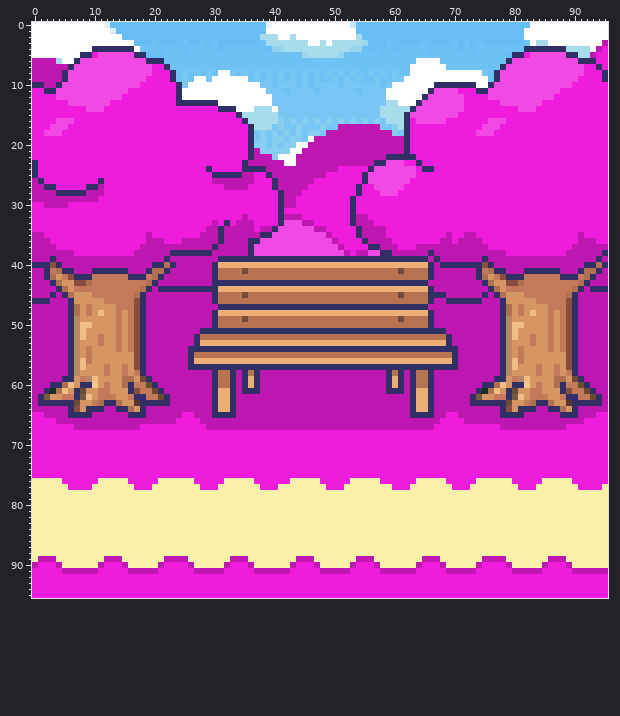
A sprite sheet gets an edit: resources/img/background/outside/park_02.png. This is how it looked before the edit.
The file is 96x96 pixels. Colours within 5 levels of each other are drawn and written as one.
The result:
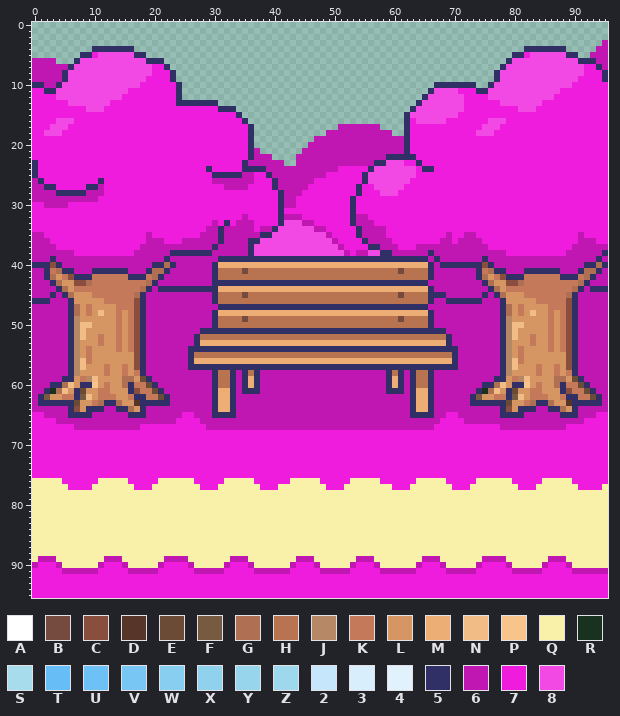
Palette (. is transparent): A #ffffff  B #754b3f  C #894e3e  D #573528  E #6b4b35  F #765b41  G #af6f52  H #b87451  J #b68865  K #c47a5a  L #d69664  M #ecae75  N #f1bc86  P #f9c48b  Q #f9f0a9  R #19321f  S #a6dceb  T #67bef6  U #6dc1f5  V #77c6f3  W #87cef0  X #90d1ee  Y #97d5ed  Z #9ed8ec  2 #c5e6fb  3 #d8eefc  4 #e2f2fd  5 #302f66  6 #c016b2  7 #ef1cde  8 #f248e4
The exact change:
y 0: x 0..95 AAAAAAAAAAAA4TTTTTTTTTTTTTTTTTTTTTTTTTT4AAAAAAAAAAAAA2TTTTTTTTTTTTTTTTTTTTTTTTTTTTTAAAAAAAAAAAAA -> ................................................................................................
y 1: x 0..95 AAAAAAAAAAAAA3TTTTTTTTTTTTTTTTTTTTTTTTTAAAAAAAAAAAAAAATTTTTTTTTTTTTTTTTTTTTTTTTTTTAAAAAAAAAAAAAA -> ................................................................................................
y 2: x 0..95 AAAAAAAAAAAAAAATTTTTTTTTTTTTTTTTTTTTTTSSSAASAAAAAAAAAASTTTTTTTTTTTTTTTTTTTTTTTTTTTAAAAAAAAAAAAAA -> ................................................................................................
y 3: x 0..94 AAAAAAAAAAAAAAAAATTTUTTTTUTTUTUTTTTTTTUSSSSSSSAASASSSSSZTTTUTTTTTUTTTTUTUTUTTTTTTTUASSAAAAAAAAA -> ...............................................................................................
y 4: x 0..9 AAAAAAAAAA -> ..........; x 17..81 AUUUUUUUTUUUUUTUUUUUUUTXYSSSSSSSSSSSYYUTUTUTUUUUUTUUUUTUTUUUUUUUU -> .................................................................; x 89..93 SSSSA -> .....; x 95 7 -> 6
y 5: x 0..7 AAAAAAAA -> ........; x 19..79 TUTUUUUUUUUUUUUUUUUUUUUUUUZSSSSSYUUUUUUUUUUUUUUUUUUUUUUUUUUUT -> .............................................................; x 91..92 SS -> ..; x 94..95 77 -> 66
y 6: x 4..6 SAA -> ...; x 22..78 UUUUUUUUUUUUUUUUUUUUUUUUUUUUUUUUUUUUUUUUUUAAAAUUUUUUUUUUU -> .........................................................; x 94..95 77 -> 66
y 7: x 23..77 UUUUUUUUUUUUUUUUUUUUUUUUUUUUUUUUUUUUUUUUAAAAAAUUUUUUUUU -> .......................................................; x 95 7 -> 6
y 8: x 24..76 UVUVUVUAAVUVUVUVUVUVUVUVUVUVUVUUVUVUVUUAAAAAAAAAAAAVU -> .....................................................
y 9: x 24..76 UVUAAVAAAAAAUVUVUVUVUVUVUUVUVUVUUVUUVVAAAAAAAAAAAAAAU -> .....................................................
y 10: x 25..66 VAAAAAAAAAAAAVVUVVVUVUVVVVUVVVVVVUVAAAAAAA -> ..........................................; x 74..75 AA -> ..
y 11: x 25..65 AAAAAAAAAAAAAAVVVUVVVVUVVVVVVUVVVVAAAAAAA -> .........................................
y 12: x 25..64 AAAAAAAAAAAAAAAVVVVVVVVVVVVVVVVVVVAAAAAA -> ........................................
y 13: x 31..63 AAAAAAAAAVVVVVVVVVVVVVVVVVVVSSAAA -> .................................
y 14: x 34..62 AAASSSAVVVVVVVVVVVVVVVVVSSSSS -> .............................
y 15: x 35..61 SSSSSSVVVVVVVVVVVVVVVVVSSSS -> ...........................
y 16: x 36..61 SSSSSWVWVWVWVWVWVWVWVWVSSS -> ..........................
y 17: x 37..50 SSSVWVVWVVVWVV -> ..............; x 58..61 VVWS -> ....
y 18: x 37..48 VWVWVWVWVWWV -> ............; x 60..61 WV -> ..
y 19: x 37..46 VWVWWVWWVA -> ..........
y 20: x 37..45 WWVWVWWAA -> .........
y 21: x 38..44 WWWWWAA -> .......
y 22: x 40..43 WAAA -> ....
y 23: x 42..43 AA -> ..
Where, in picture pixels (left, top, right, bottom), the same in both pictures:
changed: (32, 22, 608, 166)
